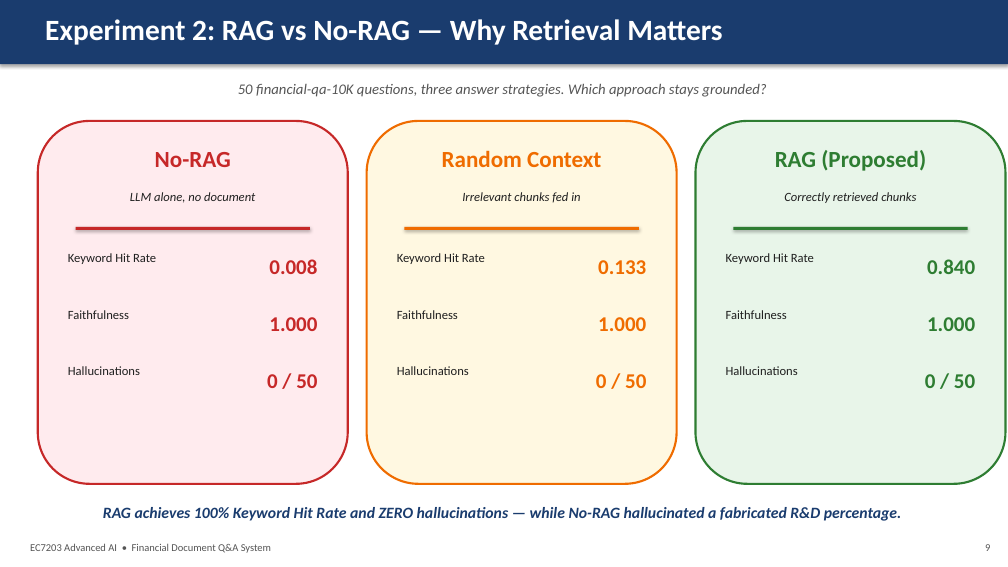
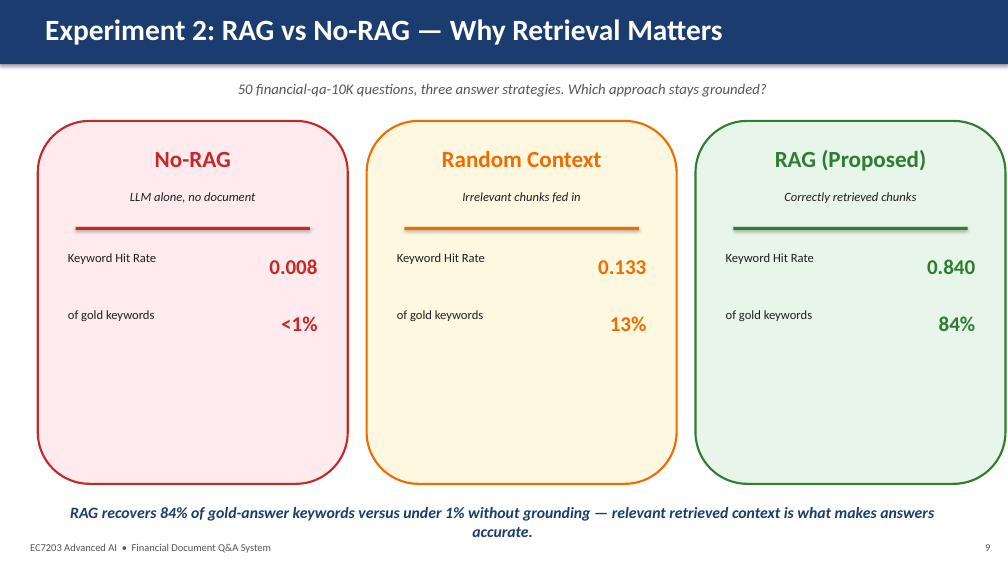
Before and after one commit to Dinojan9901/Financial-QA-System, a slide deck: slide 9 of presentation/Financial_QA_Presentation.pptx. Drawn at 1008x567 pixels with LibreOffice and Linux fonts; fonts in the diff are those of the drawing. Boxes give left, top, right and bottom in pixels: in the first picture for what was removed or moved away, otherwise in the second. Text is boxed around its words. In the diff, an @@ line names an element or a change of style, - is before the commit and + after.

```diff
--- a/presentation/Financial_QA_Presentation.pptx
+++ b/presentation/Financial_QA_Presentation.pptx
@@ text at [68, 310, 154, 321]: text changed @@
-Faithfulness
+of gold keywords
@@ text at [281, 316, 317, 331]: text changed @@
-1.000
+<1%
@@ text at [397, 310, 483, 321]: text changed @@
-Faithfulness
+of gold keywords
@@ text at [610, 316, 647, 331]: text changed @@
-1.000
+13%
@@ text at [726, 310, 812, 321]: text changed @@
-Faithfulness
+of gold keywords
@@ text at [939, 316, 976, 331]: text changed @@
-1.000
+84%
@@ text removed at [68, 366, 140, 375] @@
-Hallucinations
@@ text removed at [267, 374, 317, 388] @@
-0 / 50
@@ text removed at [397, 366, 469, 375] @@
-Hallucinations
@@ text removed at [596, 374, 646, 388] @@
-0 / 50
@@ text removed at [726, 366, 798, 375] @@
-Hallucinations
@@ text removed at [925, 374, 975, 388] @@
-0 / 50
@@ text at [70, 507, 934, 537]: text changed @@
-RAG achieves 100% Keyword Hit Rate and ZERO hallucinations — while No-RAG hallucinated a fabricated R&D percentage.
+RAG recovers 84% of gold-answer keywords versus under 1% without grounding — relevant retrieved context is what makes answers accurate.
```
Also in this commit, not shown: 6 other slides changed, 8 other files.
